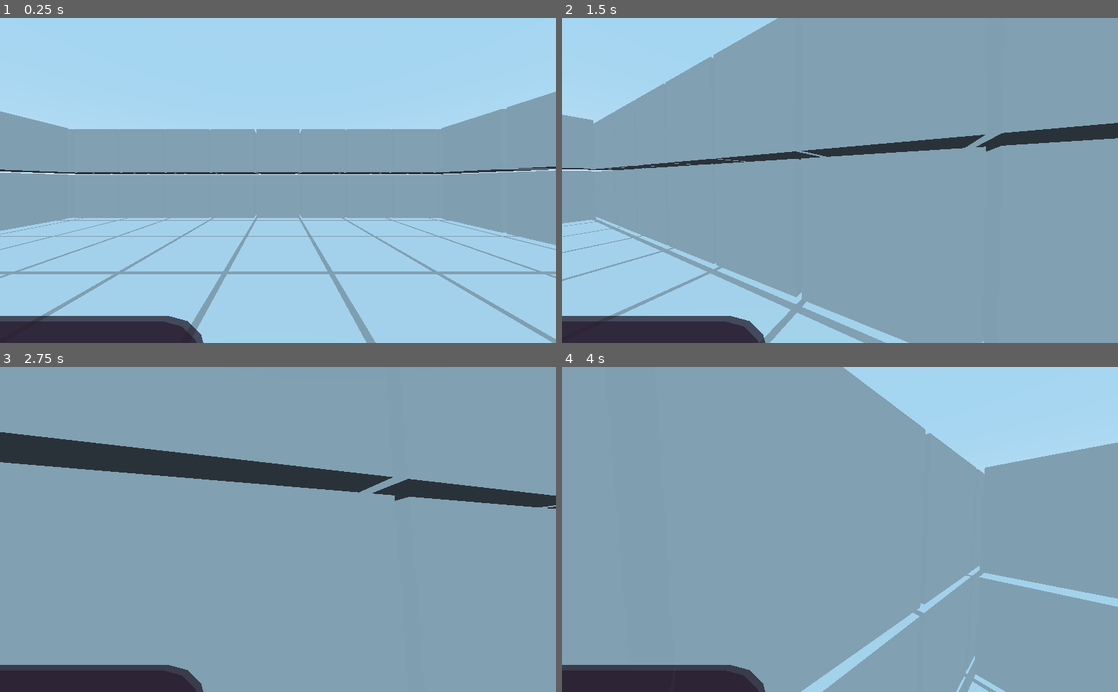
Above: before the commit, frames 1-4 (two rows, left to right).
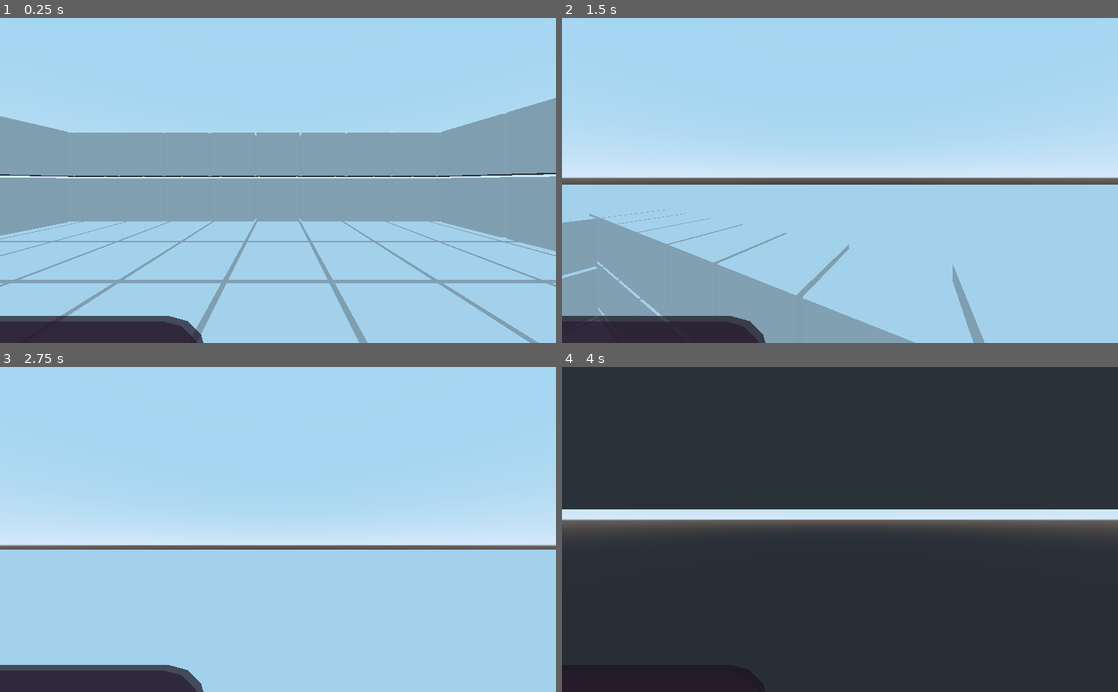
Above: after the commit, the same moments.

Repository: StrayEddy/IndirectShooter
Game: Godot game, scene res://Main.tscn
Same seed, same stepped clock (60 frames per second), same inputs: the game is played once before the commit and once after it.
Inputs (mouse positions are in pixels of both pictures, inside the frame that each line leads up to):
- Up to frame 1 (0.25 s): no input
- Up to frame 2 (1.5 s): move the mouse to (867, 180) at 0.52 s; hold W (movement_forward) from 0.53 s (still down); tap Space (movement_jump) at 0.77 s; move the mouse to (812, 180) at 1.27 s
- Up to frame 3 (2.75 s): keep holding W (movement_forward); tap Space (movement_jump) at 1.52 s; move the mouse to (289, 523) at 2.02 s
- Up to frame 4 (4 s): keep holding W (movement_forward); move the mouse to (834, 536) at 2.77 s; tap Space (movement_jump) at 3.02, 3.77 s; move the mouse to (878, 532) at 3.52 s

The runs differ from the first frame. In frame 1, 9.1% of the frame differs, in the area x 0-100%, y 22-100%; in frame 2, 87%; in frame 3, 97%; in frame 4, 98%, in the area x 0-100%, y 0-100%.

Commit message:
Reduce shaking bug when walking on certain parts of the floor

Diff:
--- a/Player.gd
+++ b/Player.gd
@@ -1,6 +1,6 @@
 extends KinematicBody
 
-const GRAVITY = -24.8
+const GRAVITY = -9.8
 var vel = Vector3()
 const MAX_SPEED = 10
 const JUMP_SPEED = 9
@@ -89,7 +89,7 @@
 	hvel = hvel.linear_interpolate(target, accel * delta)
 	vel.x = hvel.x
 	vel.z = hvel.z
-	vel = move_and_slide(vel, Vector3(0, 1, 0), 0.05, 4, deg2rad(MAX_SLOPE_ANGLE))
+	vel = move_and_slide(vel, Vector3(0, 1, 0), true, 4, deg2rad(MAX_SLOPE_ANGLE))
 
 func _input(event):
 	if event is InputEventMouseMotion and Input.get_mouse_mode() == Input.MOUSE_MODE_CAPTURED:
--- a/Player.tscn
+++ b/Player.tscn
@@ -6,9 +6,6 @@
 [sub_resource type="CylinderShape" id=26]
 radius = 0.5
 height = 1.0
-
-[sub_resource type="BoxShape" id=25]
-extents = Vector3( 0.5, 0.1, 0.5 )
 
 [sub_resource type="StyleBoxFlat" id=23]
 bg_color = Color( 0.158587, 0.106689, 0.179688, 1 )
@@ -28,10 +25,6 @@
 [node name="Body_CollisionShape" type="CollisionShape" parent="."]
 transform = Transform( 1, 0, 0, 0, 1, 0, 0, 0, 1, 0, 0.5, 0 )
 shape = SubResource( 26 )
-
-[node name="Feet_CollisionShape" type="CollisionShape" parent="."]
-transform = Transform( 1, 0, 0, 0, 1, 0, 0, 0, 1, 0, 0.1, 0 )
-shape = SubResource( 25 )
 
 [node name="Rotation_Helper" type="Spatial" parent="."]
 transform = Transform( 1, 0, 0, 0, 1, 0, 0, 0, 1, 0, 2, 0 )
Not shown: 1 places in Player.tscn that only renumber resources
